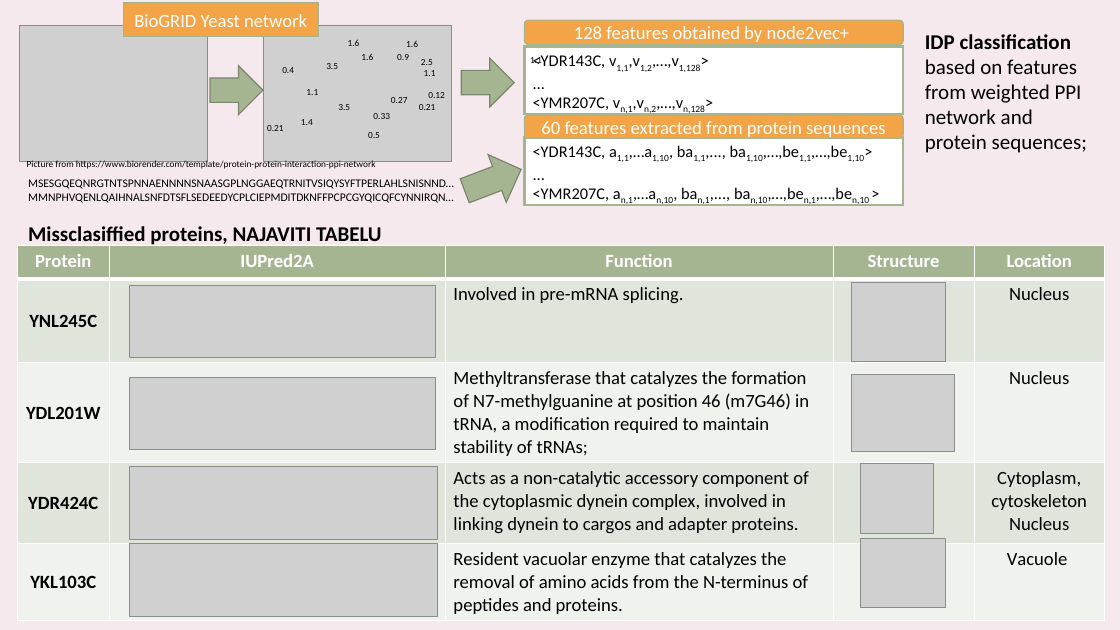
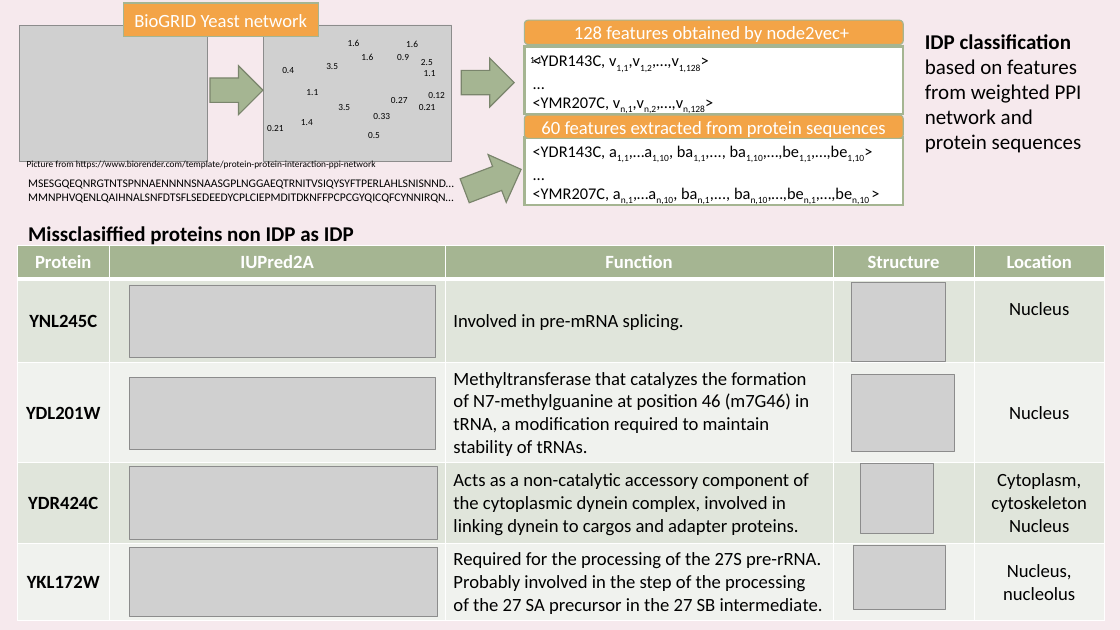
Before and after one commit to mikiMilan/BioNetClassification, a slide deck: slide 2 of Belbi 2024/eposterV01.pptx. Drawn at 1120x630 pixels with LibreOffice and Linux fonts; fonts in the diff are those of the drawing; grey boxes stand for pictures. Boxes give left, top, right and bottom in pixels: in the first picture for what was removed or moved away, otherwise in the second. Text is boxed around its words. In the diff, an @@ line names an element or a change of style, - is before the commit and + after.

Commit message:
zamijenjen protein

```diff
--- a/Belbi 2024/eposterV01.pptx
+++ b/Belbi 2024/eposterV01.pptx
@@ text at box(925, 34, 1082, 153): text changed @@
-IDP classification based on features from weighted PPI network and protein sequences;
+IDP classification based on features from weighted PPI network and protein sequences
@@ text at box(28, 226, 354, 248): text changed @@
-Missclasiffied proteins, NAJAVITI TABELU
+Missclasiffied proteins non IDP as IDP
@@ table at box(18, 245, 1105, 618) @@
-row 3, column 3: Methyltransferase that catalyzes the formation of N7-methylguanine at position 46 (m7G46) in tRNA, a modification required to maintain stability of tRNAs;
+row 3, column 3: Methyltransferase that catalyzes the formation of N7-methylguanine at position 46 (m7G46) in tRNA, a modification required to maintain stability of tRNAs.
-row 5: YKL103C |  | Resident vacuolar enzyme that catalyzes the removal of amino acids from the N-terminus of peptides and proteins. |  | Vacuole
+row 5: YKL172W |  | Required for the processing of the 27S pre-rRNA. Probably involved in the step of the processing of the 27 SA precursor in the 27 SB intermediate. |  | Nucleus, nucleolus
@@ picture: place and size @@
-picture at box(129, 544, 438, 617)
+picture at box(129, 548, 439, 617)
@@ picture: place and size @@
-picture at box(860, 539, 945, 608)
+picture at box(854, 546, 945, 610)
```
